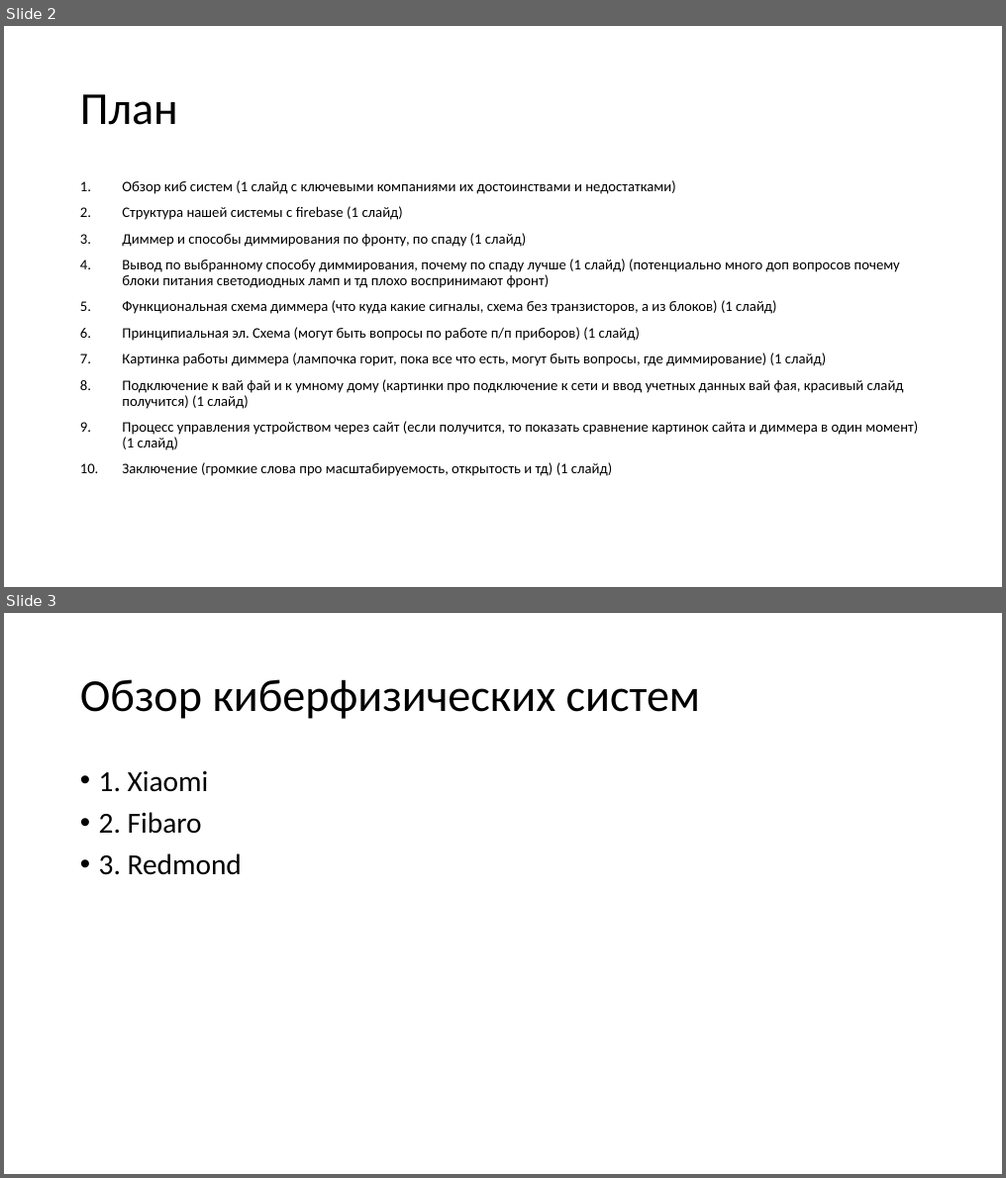
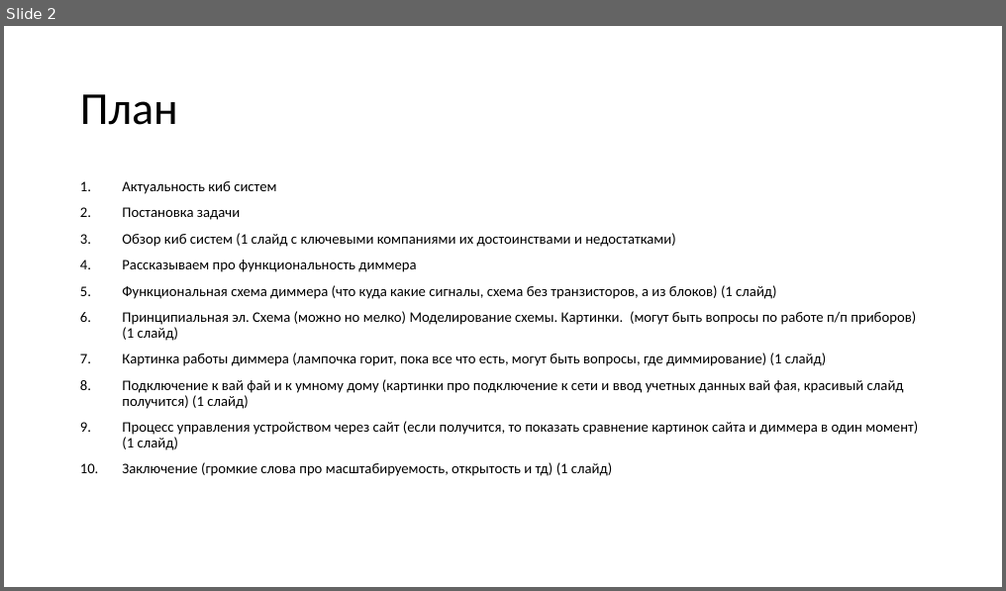
Before and after one commit to kaf3/dimmer, a slide deck: Презентация1.pptx. Shown one above the other, each under a label of ours: slides 2 and 3 before the commit, slide 2 after it. The pictures are 1006x1178 and 1006x591 pixels, drawn with LibreOffice and Linux fonts; fonts in the diff are those of the drawing. Boxes give left, top, right and bottom in pixels: in the first picture for what was removed or moved away, otherwise in the second. Text is boxed around its words. In the diff, an @@ line names an element or a change of style, - is before the commit and + after.

```diff
--- a/Презентация1.pptx
+++ b/Презентация1.pptx
@@ slide 3 removed at (x1=4, y1=613, x2=1002, y2=1174), background #FFFFFF @@
@@ title removed at (x1=80, y1=679, x2=700, y2=719) @@
-Обзор киберфизических систем
@@ text removed at (x1=99, y1=771, x2=242, y2=875) @@
-• 1. Xiaomi
-• 2. Fibaro
-• 3. Redmond
@@ slide 2 changed as well @@
@@ text at (x1=122, y1=181, x2=276, y2=220): paragraphs added @@
+1. Актуальность киб систем
+2. Постановка задачи
@@ text at (x1=122, y1=260, x2=416, y2=273): text changed @@
-2. Структура нашей системы с firebase (1 слайд)
-3. Диммер и способы диммирования по фронту, по спаду (1 слайд)
-4. Вывод по выбранному способу диммирования, почему по спаду лучше (1 слайд) (потенциально много доп вопросов почему блоки питания светодиодных ламп и тд плохо воспринимают фронт)
+4. Рассказываем про функциональность диммера
@@ text at (x1=122, y1=311, x2=916, y2=341): text changed @@
-6. Принципиальная эл. Схема (могут быть вопросы по работе п/п приборов) (1 слайд)
+6. Принципиальная эл. Схема (можно но мелко) Моделирование схемы. Картинки. (могут быть вопросы по работе п/п приборов) (1 слайд)
```
Also in this commit, not shown: 3 slides added, 4 other files.
